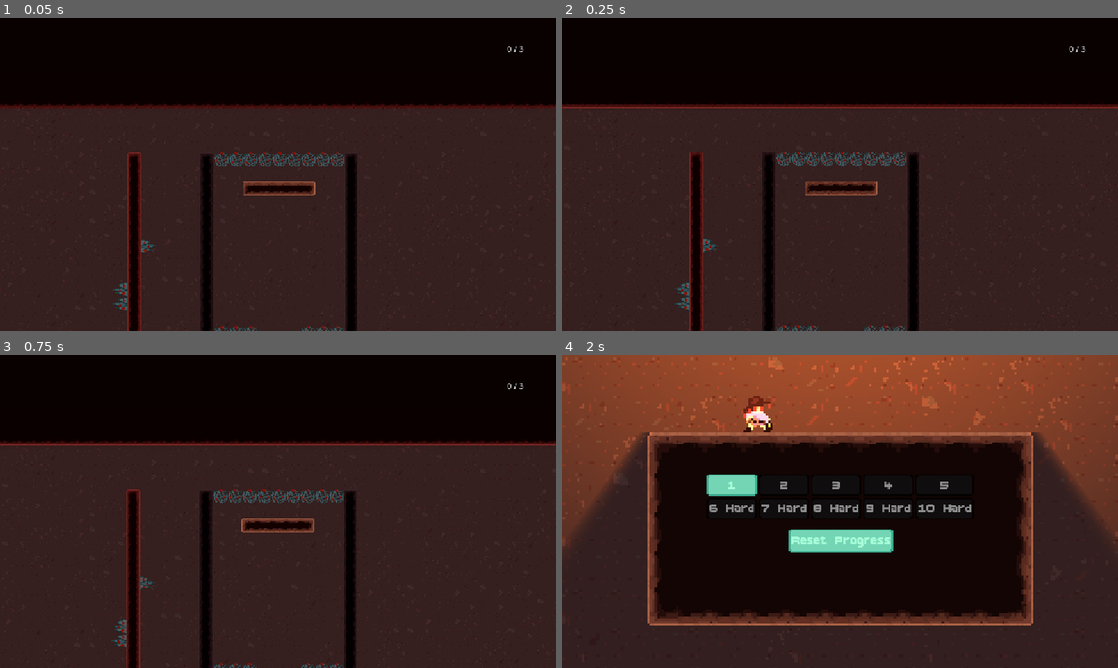
Above: before the commit, frames 1-4 (two rows, left to right).
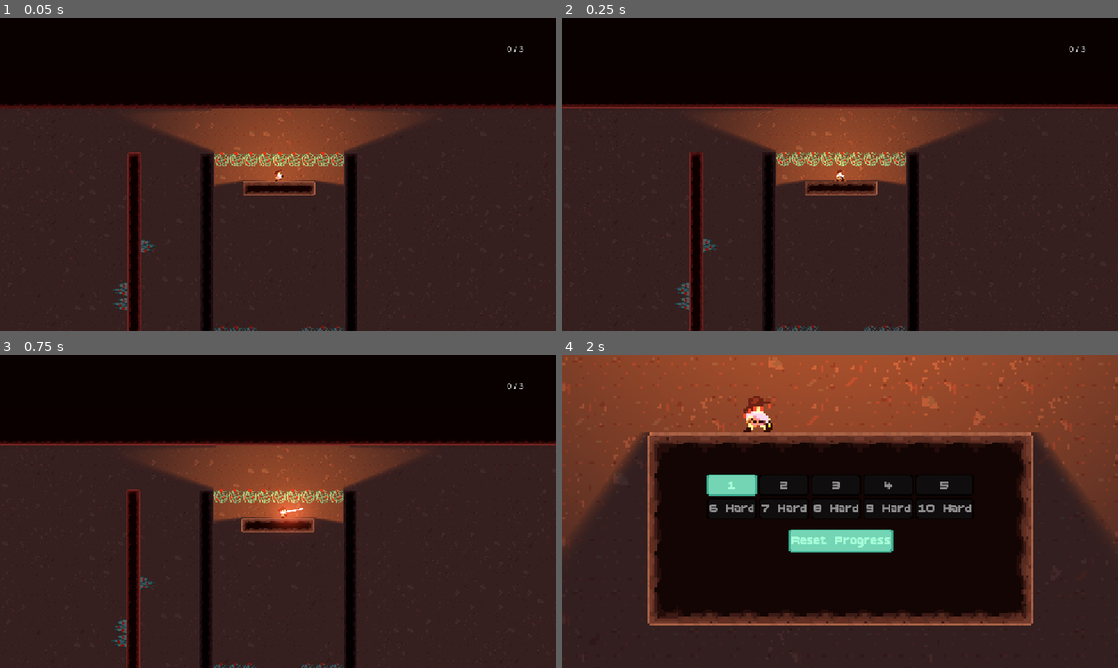
Above: after the commit, the same moments.

Repository: aiko7/grapple_game
Game: Godot game, scene res://levels/level_5.tscn
Two runs of this game, one before a commit and one after it. Both use one fixed random seed, a clock stepped at 60 frames per second and the inputs below. This scene is started directly instead of the project's main scene.
Inputs (mouse positions are in pixels of both pictures, inside the frame that each line leads up to):
- Up to frame 1 (0.05 s): no input
- Up to frame 2 (0.25 s): no input
- Up to frame 3 (0.75 s): tap Enter at 0.5 s; move the mouse to (400, 495) at 0.52 s; hold D (ui_right) from 0.53 s (still down); tap W (jump) at 0.6 s; click (400, 495) at 0.67 s
- Up to frame 4 (2 s): keep holding D (ui_right); tap W (jump) at 0.77, 1.07, 1.52, 1.55, 1.82 s; move the mouse to (728, 527) at 1.27 s; tap L (open_level_selector) at 1.35 s; click (728, 527) at 1.42 s

The runs differ from the first frame. In frame 1, 7.7% of the frame differs, in the area x 25-75%, y 28-54%; in frame 2, 7.6%; in frame 3, 7.9%, in the area x 25-76%, y 28-56%; in frame 4, nothing differs.

Commit message:
Add sfx and bg music

Diff:
--- /dev/null
+++ b/AudioManager.tscn
@@ -0,0 +1,36 @@
+[gd_scene load_steps=7 format=3 uid="uid://b85m1g01kur1n"]
+
+[ext_resource type="Script" uid="uid://gcxd5gj80gg0" path="res://audio_manager.gd" id="1_2nh25"]
+[ext_resource type="AudioStream" uid="uid://vtaxk058jddj" path="res://assets/sounds/land.mp3" id="2_mh7xs"]
+[ext_resource type="AudioStream" uid="uid://b34n4xtab20p8" path="res://assets/sounds/death.mp3" id="3_sxe6l"]
+[ext_resource type="AudioStream" uid="uid://07qdmd3vlxbe" path="res://assets/sounds/portal.mp3" id="4_mh7xs"]
+[ext_resource type="AudioStream" uid="uid://chy7da6y864fd" path="res://assets/sounds/grapple_throw.wav" id="4_wda1a"]
+[ext_resource type="AudioStream" uid="uid://w3081rpnp0xi" path="res://assets/sounds/bg.mp3" id="6_wda1a"]
+
+[node name="AudioManager" type="Node2D"]
+script = ExtResource("1_2nh25")
+
+[node name="jump" type="AudioStreamPlayer" parent="."]
+
+[node name="walk" type="AudioStreamPlayer" parent="."]
+stream = ExtResource("2_mh7xs")
+pitch_scale = 1.2
+parameters/looping = true
+
+[node name="land" type="AudioStreamPlayer" parent="."]
+stream = ExtResource("2_mh7xs")
+volume_db = 11.886
+
+[node name="death" type="AudioStreamPlayer" parent="."]
+stream = ExtResource("3_sxe6l")
+
+[node name="grapple" type="AudioStreamPlayer" parent="."]
+stream = ExtResource("4_wda1a")
+
+[node name="portal" type="AudioStreamPlayer" parent="."]
+stream = ExtResource("4_mh7xs")
+
+[node name="bg" type="AudioStreamPlayer" parent="."]
+stream = ExtResource("6_wda1a")
+autoplay = true
+parameters/looping = true
--- /dev/null
+++ b/audio_manager.gd
@@ -0,0 +1,33 @@
+extends Node
+
+@onready var jump_player    = $jump
+@onready var walk_player    = $walk
+@onready var land_player    = $land
+@onready var death_player   = $death
+@onready var grapple_player = $grapple
+@onready var portal_player  = $portal
+#@onready var bg_player = $bg
+
+
+func play_jump():
+	jump_player.play()
+
+func play_walk():
+	if not walk_player.playing:
+		walk_player.play()
+
+func stop_walk():
+	if walk_player.playing:
+		walk_player.stop()
+
+func play_land():
+	land_player.play()
+
+func play_death():
+	death_player.play()
+
+func play_grapple():
+	grapple_player.play()
+
+func play_portal():
+	portal_player.play()
--- a/base_scenes/Star.tscn
+++ b/base_scenes/Star.tscn
@@ -1,9 +1,9 @@
 [gd_scene load_steps=12 format=3 uid="uid://cw2woqpjt82d"]
 
 [ext_resource type="Script" uid="uid://c7gmncxopbtum" path="res://scripts/Star.gd" id="1_1c4s2"]
-[ext_resource type="AudioStream" uid="uid://ce8oq8mbsmqbq" path="res://assets/bubblepop-254773.mp3" id="3_fkh8b"]
+[ext_resource type="AudioStream" uid="uid://ce8oq8mbsmqbq" path="res://assets/sounds/star.mp3" id="3_fkh8b"]
 [ext_resource type="SpriteFrames" uid="uid://b61sx8fn50h77" path="res://assets/sprite_sheets/star_anim.tres" id="4_c2f1u"]
-[ext_resource type="Script" uid="uid://6c8p3cg1bbjb" path="res://scripts/particle_remover.gd" id="4_i3xx0"]
+[ext_resource type="Script" path="res://scripts/particle_remover.gd" id="4_i3xx0"]
 [ext_resource type="Texture2D" uid="uid://jpo8hfei4jy8" path="res://assets/particles/star.png" id="4_tqa0o"]
 
 [sub_resource type="CircleShape2D" id="CircleShape2D_j24n3"]
--- a/levels/level_5.tscn
+++ b/levels/level_5.tscn
@@ -25,7 +25,6 @@
 visible = false
 
 [node name="Player" parent="." instance=ExtResource("3_hokjj")]
-visible = false
 position = Vector2(529, 91)
 
 [node name="Lava" parent="." instance=ExtResource("6_sc6c1")]
--- a/project.godot
+++ b/project.godot
@@ -19,6 +19,7 @@
 
 ProgressManager="*res://scripts/progress_manager.gd"
 GameManager="*res://GameManager.tscn"
+AudioManager="*res://AudioManager.tscn"
 
 [display]
 
--- a/scripts/next_level.gd
+++ b/scripts/next_level.gd
@@ -8,7 +8,7 @@
 func _on_area_2d_body_entered(body: Node2D) -> void:
 	if not body.is_in_group("player"):
 		return
-
+	AudioManager.play_portal()
 
 	# If player reached the exit of levels 1..5 and had all stars this run,
 	# mark the level "perfect" and unlock the corresponding +5 level (1->6, 2->7, ...).
--- a/scripts/player_movement.gd
+++ b/scripts/player_movement.gd
@@ -25,6 +25,7 @@
 # ——— JUMP STATE ———
 var on_ground        = false
 var did_double_jump  = false
+var was_on_floor     = false        # <-- added for landing detection
 
 # ——— GRAPPLE STATE ———
 var is_grappling       = false
@@ -56,6 +57,9 @@
 		if grapple_cool_timer > 0 or is_grappling:
 			return
 
+		# play grapple/fire sound via AudioManager (persisting autoload)
+		AudioManager.play_grapple()                # <<-- added grapple sound call
+
 		var dir = (get_global_mouse_position() - global_position).normalized()
 		var target = global_position + dir * max_grapple_dist
 
@@ -127,6 +131,7 @@
 	anim_tree.set("parameters/Jump/blend_position", facing_dir)
 
 func die():
+	AudioManager.play_death()
 	print("Player died!")
 	if get_tree()!=null:
 		get_tree().reload_current_scene()
@@ -142,6 +147,17 @@
 		velocity.y = MAX_FALL_SPEED
 
 func _physics_process(delta):
+	# ——— LANDING DETECTION ———
+	var currently_on_floor = is_on_floor()
+	if not was_on_floor and currently_on_floor:
+		AudioManager.play_land()
+	was_on_floor = currently_on_floor
+
+	if is_on_floor() and abs(velocity.x) > 10:
+		AudioManager.play_walk()
+	else:
+		AudioManager.stop_walk()
+
 	# ——— UPDATE ANIMATIONS ———
 	update_anim()
 
@@ -267,9 +283,11 @@
 		if on_ground:
 			velocity.y = JUMP_VELOCITY
 			on_ground = false
+			AudioManager.play_jump()            # <<-- play jump sound for normal jump
 		elif not did_double_jump and not no_double_jump_level:
 			velocity.y = JUMP_VELOCITY
 			did_double_jump = true
+			AudioManager.play_jump()            # <<-- play jump sound for double jump
 
 	rope.points = []
 	_cap_fall_speed()                         # one last clamp before the physics step
Not shown, removed: assets/bubblepop-254773.mp3.import
Not shown: 1 places in assets/good_theme.tres that only renumber resources
Not shown: 1 places in assets/good_theme_long.tres that only renumber resources
Not shown, added: assets/sounds/bg.mp3.import
Not shown, added: assets/sounds/death.mp3.import
Not shown, added: assets/sounds/grapple_throw.wav.import
Not shown, added: assets/sounds/land.mp3.import
Not shown, added: assets/sounds/portal.mp3.import
Not shown, added: assets/sounds/star.mp3.import
Not shown, added: audio_manager.gd.uid
Not shown: 1 places in menu_scenes/level_select.tscn that only renumber resources
Not shown, added: assets/sounds/bg.mp3
(and 5 more such lines)
